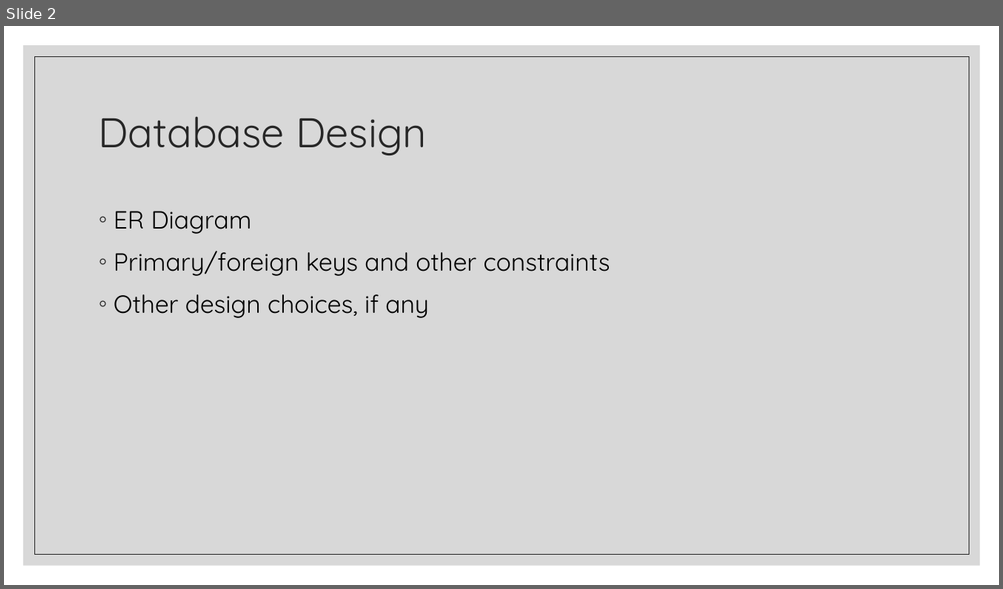
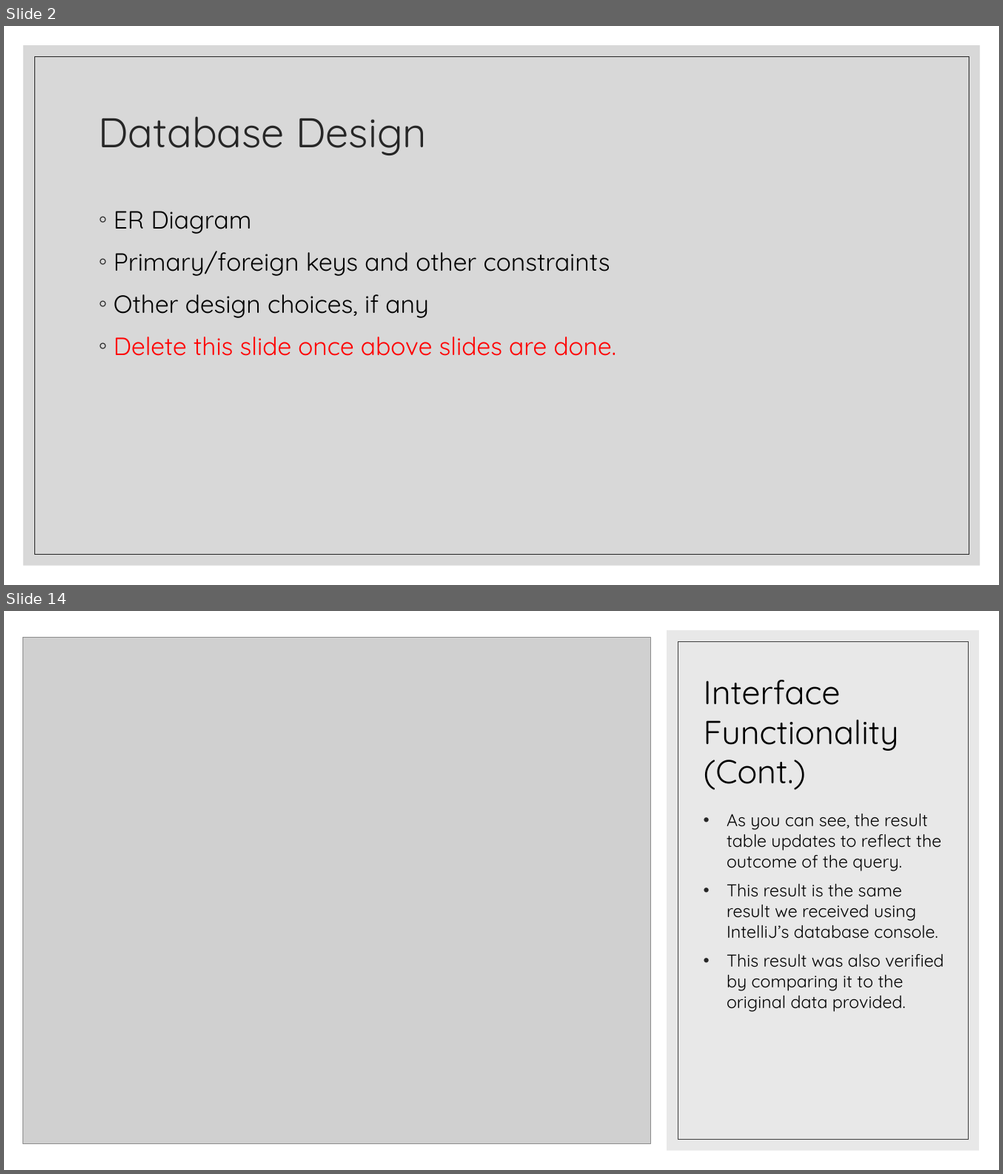
Before and after one commit to COMP-6120/FinalProject, a slide deck: Presentation.pptx. Shown one above the other, each under a label of ours: slide 2 before the commit, slides 2 and 14 after it; the slides between them are not shown. The pictures are 1003x589 and 1003x1174 pixels, drawn with LibreOffice and Linux fonts; fonts in the diff are those of the drawing; grey boxes stand for pictures. Boxes give left, top, right and bottom in pixels: in the first picture for what was removed or moved away, otherwise in the second. Text is boxed around its words. In the diff, an @@ line names an element or a change of style, - is before the commit and + after.

```diff
--- a/Presentation.pptx
+++ b/Presentation.pptx
@@ slide 14 added at [4, 611, 999, 1170], background #FFFFFF @@
@@ rectangle added at [666, 630, 979, 1151], fill #D9D9D9 at 60% opacity @@
@@ picture added at [22, 638, 651, 1145] @@
@@ rectangle added at [677, 641, 968, 1140], outline #404040 0.5 pt @@
@@ title added at [703, 680, 899, 790], 32 pt, text #000000 @@
+Interface Functionality (Cont.)
@@ text added at [726, 814, 943, 1012], 16.6 pt, text #000000 @@
+• As you can see, the result table updates to reflect the outcome of the query.
+• This result is the same result we received using IntelliJ’s database console.
+• This result was also verified by comparing it to the original data provided.
@@ slide 2 changed as well @@
@@ text at [114, 337, 616, 356]: paragraph added @@
+◦ Delete this slide once above slides are done.
```
Also in this commit, not shown: 11 other slides added, 1 slide removed, 11 other files.
